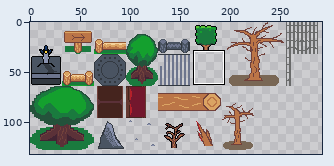
Sprite sheet, stored at assets/tilesets/props.png. Above, an overview of the earlier version with the close-up marked.
Close-up. Before the commit:
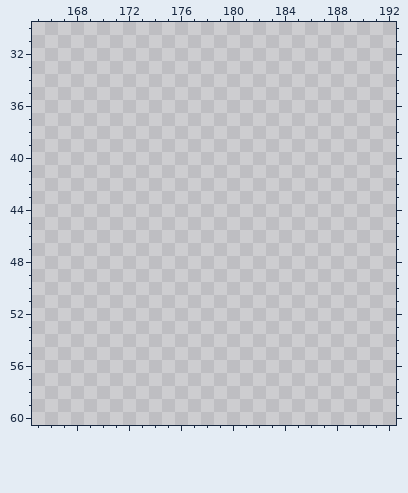
The file is 512x512 pixels. Shown: x 165..192, y 30..60. The wide view leaves out empty margins.
After:
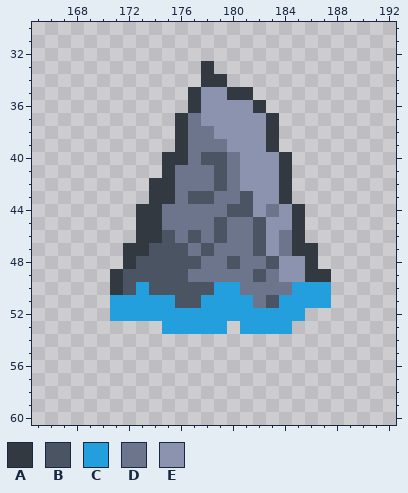
Palette (. is transparent): A #333941  B #4a5462  C #249fde  D #6d758d  E #8b93af
Diff:
y 33: x 178 . -> A
y 34: x 178..179 .. -> AA
y 35: x 177..181 ..... -> AEEAA
y 36: x 177..182 ...... -> AEEEEA
y 37: x 176..183 ........ -> ADEEEEEA
y 38: x 176..183 ........ -> ADDEEEEA
y 39: x 176..183 ........ -> ADDDEEEA
y 40: x 175..184 .......... -> AADBBDEEEA
y 41: x 175..184 .......... -> ADDDBDEEEA
y 42: x 174..184 ........... -> AADDDBDEEEA
y 43: x 174..184 ........... -> AADBBDDBEEA
y 44: x 173..185 ............. -> AADDDDDBBEDEA
y 45: x 173..185 ............. -> AADDDDBDDBEEA
y 46: x 173..185 ............. -> AABDBDBDDBEDA
y 47: x 172..186 ............... -> AABBBDBDDDBEDAA
y 48: x 172..186 ............... -> ABBBBBDDBDDBEEA
y 49: x 171..187 ................. -> ABBBBBDDDDDBDEEAA
y 50: x 171..187 ................. -> ABCBBBBBCCDDDDCCC
y 51: x 171..187 ................. -> CCCCCBBCCCCDBCCCC
y 52: x 171..185 ............... -> CCCCCCCCCCCCCCC
y 53: x 175..179 ..... -> CCCCC; x 181..184 .... -> CCCC
Pixel boxes of the changes (left, top, right, bottom) in both close-ups:
added: (110, 61, 331, 334)
